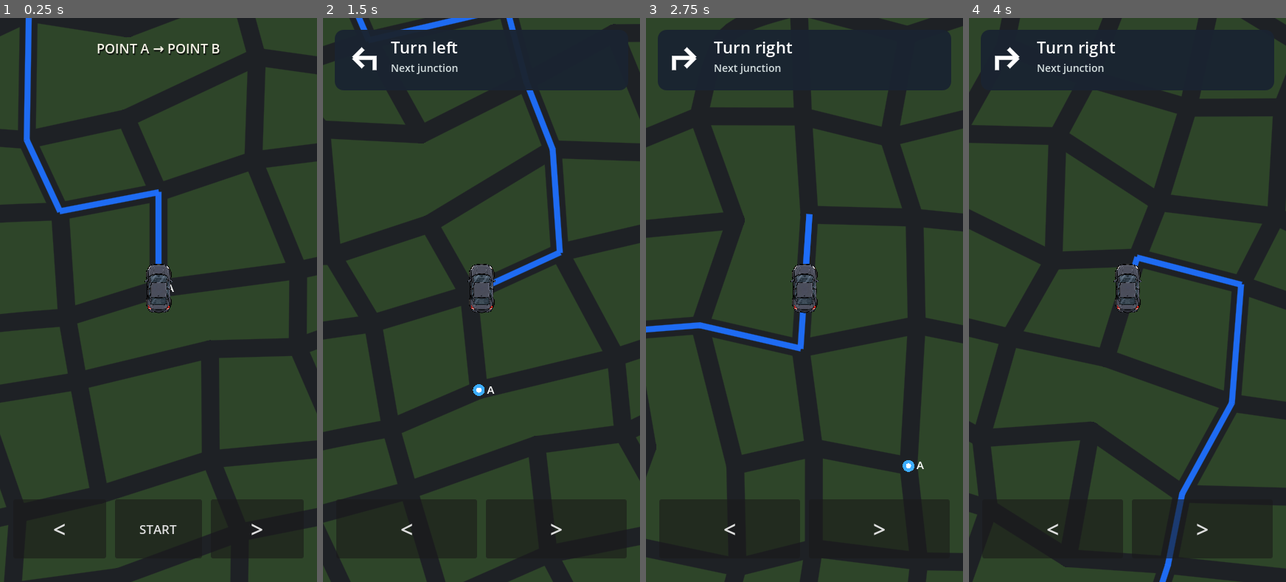
Above: before the commit, frames 1-4 (left to right).
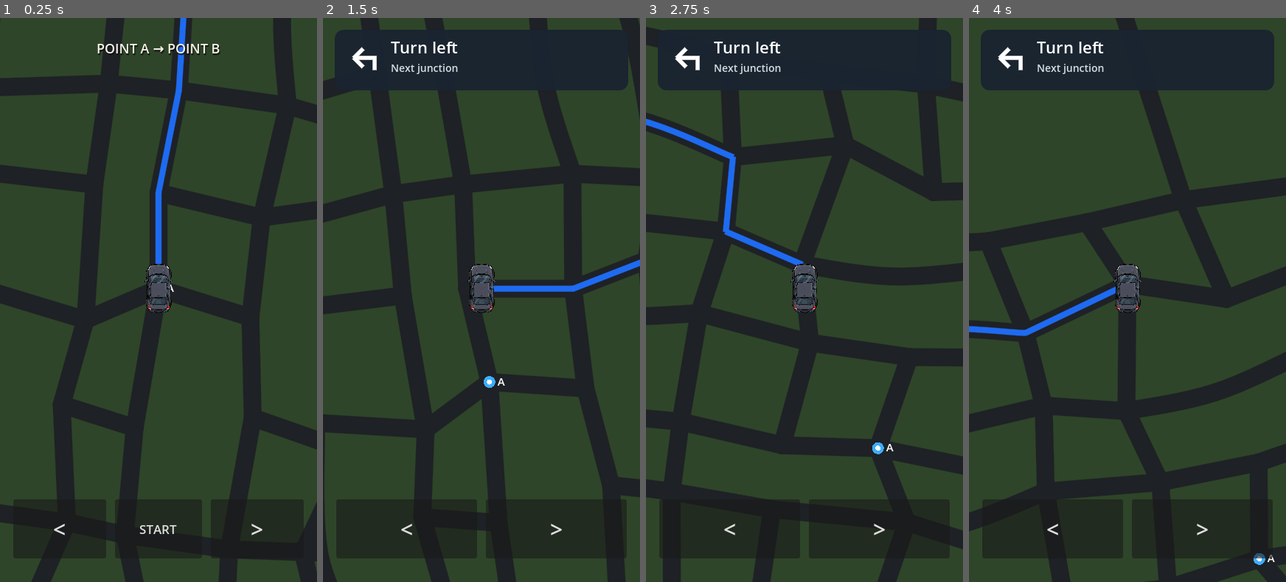
Above: after the commit, the same moments.

Repository: patrickcallahancomedy/comedian
Game: Godot game, scene res://scenes/drive/procedural_drive_ab.tscn
Two runs of this game, one before a commit and one after it. Both use one fixed random seed, a clock stepped at 60 frames per second and the inputs below. This scene is started directly instead of the project's main scene.
Inputs (mouse positions are in pixels of both pictures, inside the frame that each line leads up to):
- Up to frame 1 (0.25 s): no input
- Up to frame 2 (1.5 s): click "START" at 0.5 s; tap Enter (ui_accept) at 1.25 s; move the mouse to (551, 271) at 1.27 s; hold Right from 1.28 s (still down); tap Space at 1.35 s; click (551, 271) at 1.42 s
- Up to frame 3 (2.75 s): tap Enter (ui_accept) at 1.52 s; release Right at 2 s; drag from (741, 328) to (788, 412) at 2.02 s
- Up to frame 4 (4 s): move the mouse to (1159, 175) at 2.77 s; hold Right 2.78-3.5 s; tap Space at 2.85 s; drag from (1111, 412) to (1032, 215) at 3.52 s

The runs differ from the first frame. In frame 1, 38% of the frame differs, in the area x 0-100%, y 0-100%; in frame 2, 33%; in frame 3, 32%; in frame 4, 35%.

Commit message:
Eliminate dead-end roads from generated network

Diff:
--- a/godot/scripts/drive/procedural_road_network.gd
+++ b/godot/scripts/drive/procedural_road_network.gd
@@ -304,8 +304,10 @@
 				)
 
 				var guaranteed_cross_street := (
-					column == 1
+					column == 0
+					or column == 1
 					or column == columns - 2
+					or column == columns - 1
 				)
 				if (
 					guaranteed_cross_street
@@ -315,55 +317,52 @@
 
 
 func _connect_middle() -> void:
-	if middle_zone_nodes.is_empty():
+	if middle_zone_nodes.size() < 2:
 		return
 
-	var connected: Array = [int(middle_zone_nodes[0])]
-	var unconnected: Array = []
-	for index in range(1, middle_zone_nodes.size()):
-		unconnected.append(int(middle_zone_nodes[index]))
-
-	while not unconnected.is_empty():
-		var best_a := -1
-		var best_b := -1
-		var best_distance := INF
-		var fallback_a := -1
-		var fallback_b := -1
-		var fallback_distance := INF
-
-		for a_value in connected:
-			var a: int = int(a_value)
-			if adjacency[a].size() >= MAX_DEGREE:
-				continue
-
-			for b_value in unconnected:
-				var b: int = int(b_value)
-				var distance: float = nodes[a].distance_to(nodes[b])
-
-				if distance < fallback_distance:
-					fallback_distance = distance
-					fallback_a = a
-					fallback_b = b
-
-				if distance >= best_distance:
-					continue
-				if _edge_would_cross(a, b):
-					continue
-
-				best_distance = distance
-				best_a = a
-				best_b = b
-
-		if best_a < 0:
-			best_a = fallback_a
-			best_b = fallback_b
-
-		if best_a < 0 or best_b < 0:
-			break
-
-		_add_edge(best_a, best_b)
-		connected.append(best_b)
-		unconnected.erase(best_b)
+	# The sparse middle is a road web, not a tree. Sort the few major
+	# junctions around their centroid and connect them into one continuous
+	# loop so there is never a terminal "wrong exit."
+	var center := Vector2.ZERO
+	for node_value in middle_zone_nodes:
+		center += nodes[int(node_value)]
+	center /= float(middle_zone_nodes.size())
+
+	var ordered := middle_zone_nodes.duplicate()
+	ordered.sort_custom(
+		func(a_value, b_value) -> bool:
+			var a: Vector2 = nodes[int(a_value)] - center
+			var b: Vector2 = nodes[int(b_value)] - center
+			return a.angle() < b.angle()
+	)
+
+	for index in range(ordered.size()):
+		var a: int = int(ordered[index])
+		var b: int = int(ordered[(index + 1) % ordered.size()])
+		_add_edge(a, b)
+
+	# A couple of short non-crossing chords make it a network rather than one
+	# giant ring, while keeping the middle dramatically looser than either end.
+	var chord_attempts := middle_zone_nodes.size() * 3
+	while chord_attempts > 0:
+		chord_attempts -= 1
+
+		var a: int = int(
+			middle_zone_nodes[
+				_rng.randi_range(0, middle_zone_nodes.size() - 1)
+			]
+		)
+		var nearby := _nearby_candidates(a)
+		if nearby.is_empty():
+			continue
+
+		var b: int = int(nearby[0])
+		if adjacency[a].has(b):
+			continue
+		if _edge_would_cross(a, b):
+			continue
+
+		_add_edge(a, b)
 
 
 func _connect_zone_to_middle(zone_nodes: Array, connection_count: int) -> void:
@@ -705,7 +704,7 @@
 			continue
 
 		var distance: float = nodes[leaf].distance_to(nodes[candidate])
-		if distance > LOOP_SEARCH_DISTANCE:
+		if require_no_crossing and distance > LOOP_SEARCH_DISTANCE:
 			continue
 		if require_no_crossing and _edge_would_cross(leaf, candidate):
 			continue
